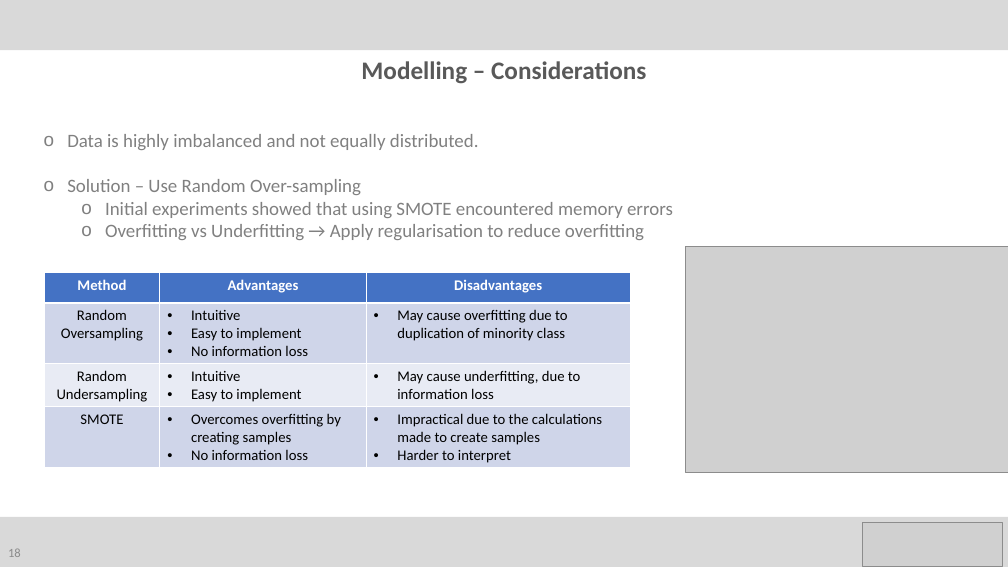
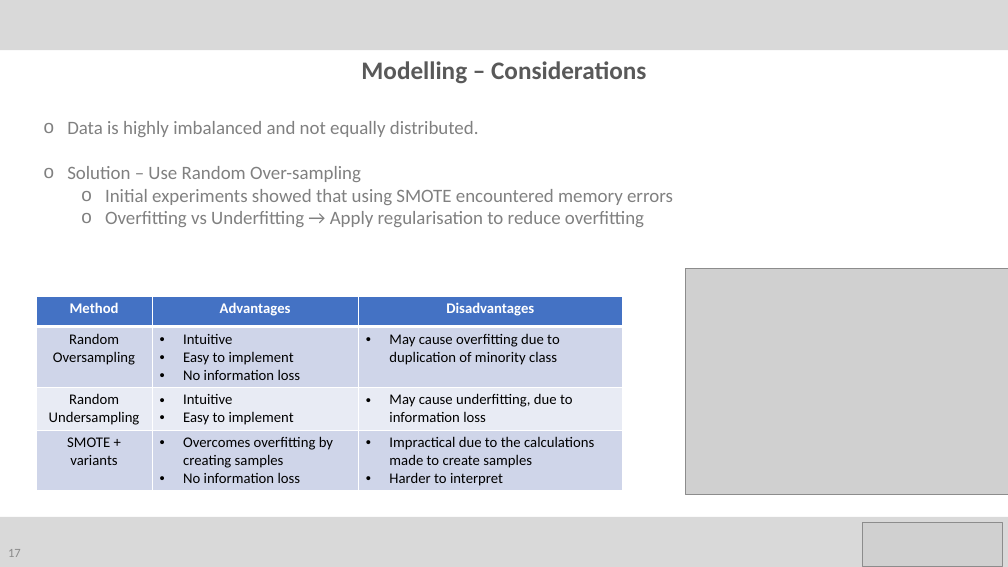
Before and after one commit to ah12068/fca-takehome-test, a slide deck: slide 17 of reports/FCA_presentation.pptx (slide 18 before the commit). Drawn at 1008x567 pixels with LibreOffice and Linux fonts; fonts in the diff are those of the drawing; grey boxes stand for pictures. Boxes give left, top, right and bottom in pixels: in the first picture for what was removed or moved away, otherwise in the second. Text is boxed around its words. In the diff, an @@ line names an element or a change of style, - is before the commit and + after.

```diff
--- a/reports/FCA_presentation.pptx
+++ b/reports/FCA_presentation.pptx
@@ text "Data is highly imbalanced and ...": place and size @@
-text "Data is highly imbalanced and ..." at (67,134,673,240)
+text "Data is highly imbalanced and ..." at (67,121,673,227)
@@ picture: place and size @@
-picture at (685,247,1008,473)
+picture at (685,269,1008,495)
@@ table at (36,296,622,491) @@
-row 4, column 1: SMOTE
+row 4, column 1: SMOTE + variants
@@ table: place and size @@
-table at (44,272,630,467)
+table at (36,296,622,491)
@@ page number at (8,549,21,557): text changed @@
-18
+17
```
Also in this commit, not shown: 7 other slides changed, 16 slides added, 1 slide removed.
